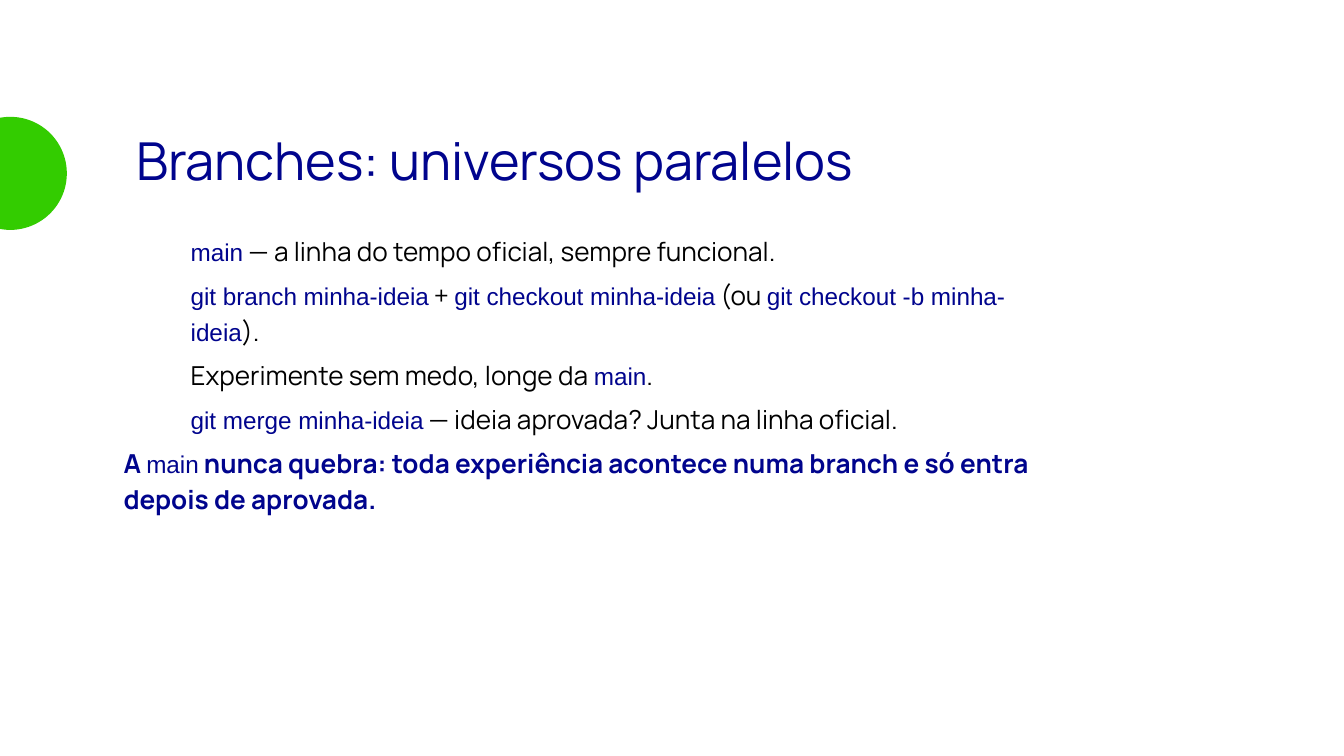
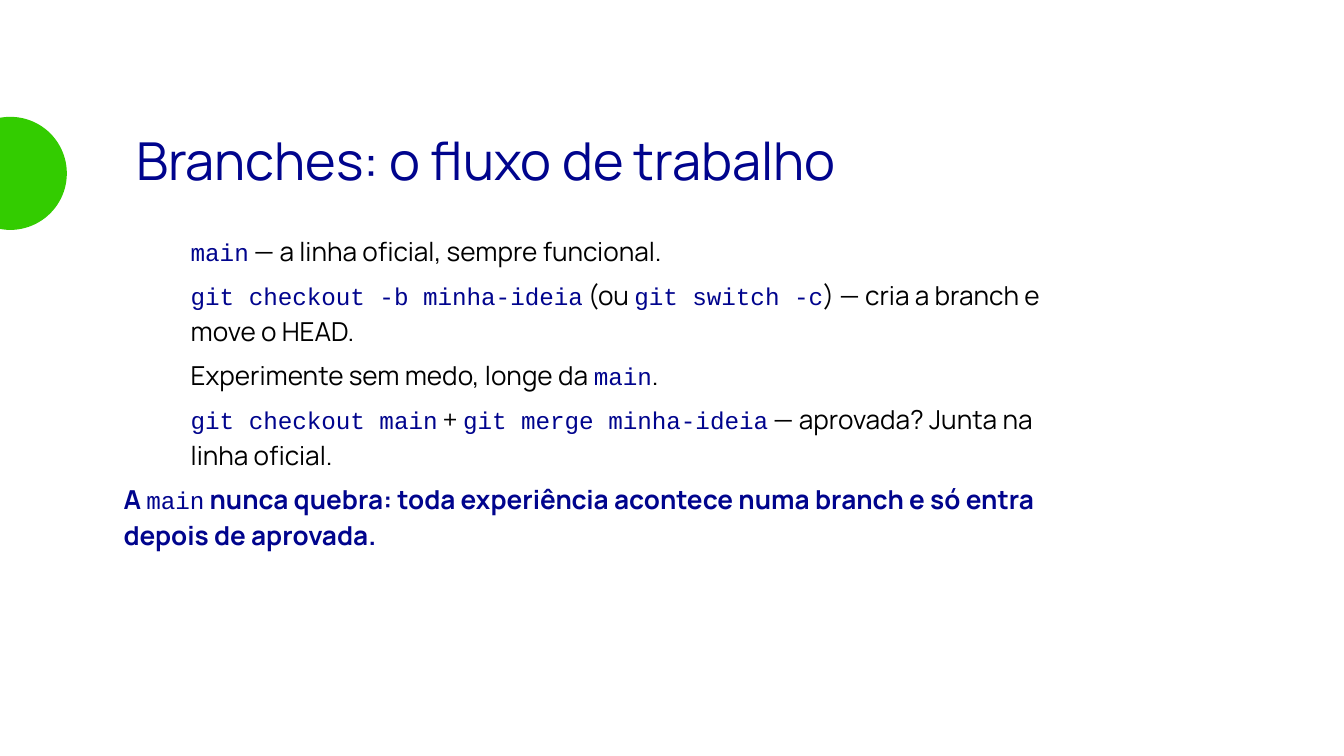
Before and after one commit to matera-vrn/bootcamp-devops-2026, a slide deck: slide 18 of aulas/aula-06-git/slides/aula-06.odp (slide 14 before the commit). Drawn at 1344x756 pixels with LibreOffice and Linux fonts; fonts in the diff are those of the drawing; background and template pictures are left out. Boxes give left, top, right and bottom in pixels: in the first picture for what was removed or moved away, otherwise in the second. Text is boxed around its words. In the diff, an @@ line names an element or a change of style, - is before the commit and + after.

```diff
--- a/aulas/aula-06-git/slides/aula-06.odp
+++ b/aulas/aula-06-git/slides/aula-06.odp
@@ text at [136, 141, 836, 181]: text changed @@
-Branches: universos paralelos
+Branches: o fluxo de trabalho
@@ text at [191, 241, 1039, 342]: text changed; size 13 to 14 pt; font Arial to Manrope; text colour #00048D to #000000 @@
-● main — a linha do tempo oficial, sempre funcional.
-● git branch minha-ideia + git checkout minha-ideia (ou git checkout -b minha-ideia).
+● main — a linha oficial, sempre funcional.
+● git checkout -b minha-ideia (ou git switch -c) — cria a branch e move o HEAD.
@@ text at [124, 365, 1034, 552]: font Arial to Courier New in "main.", "main" @@
@@ text at [191, 410, 1033, 466]: text changed; size 14 to 13 pt; font Manrope to Courier New; text colour #000000 to #00048D @@
-● git merge minha-ideia — ideia aprovada? Junta na linha oficial.
+● git checkout main + git merge minha-ideia — aprovada? Junta na linha oficial.
```
Also in this commit, not shown: 23 other slides changed, 5 slides added, 6 other files.
